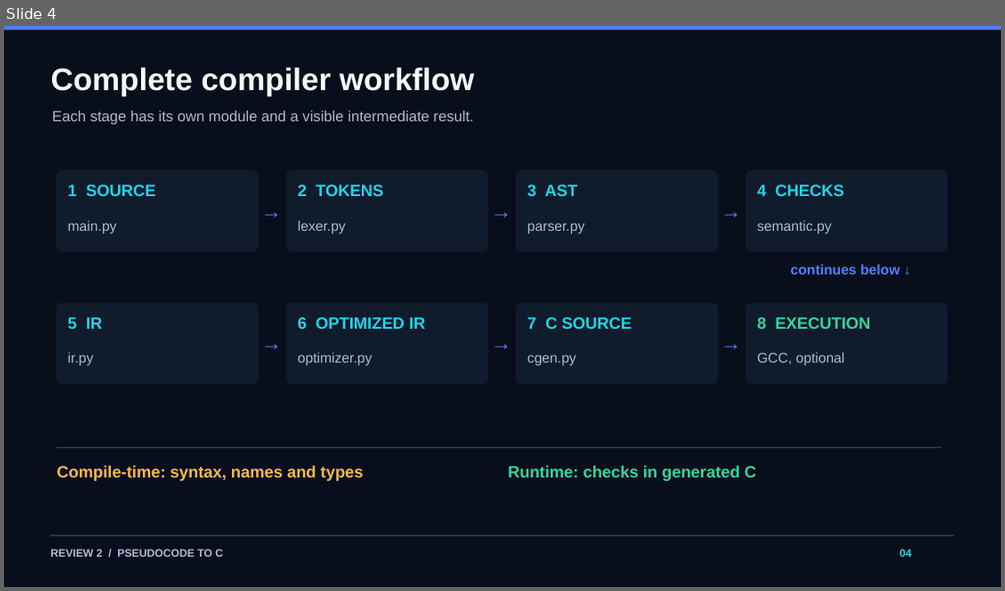
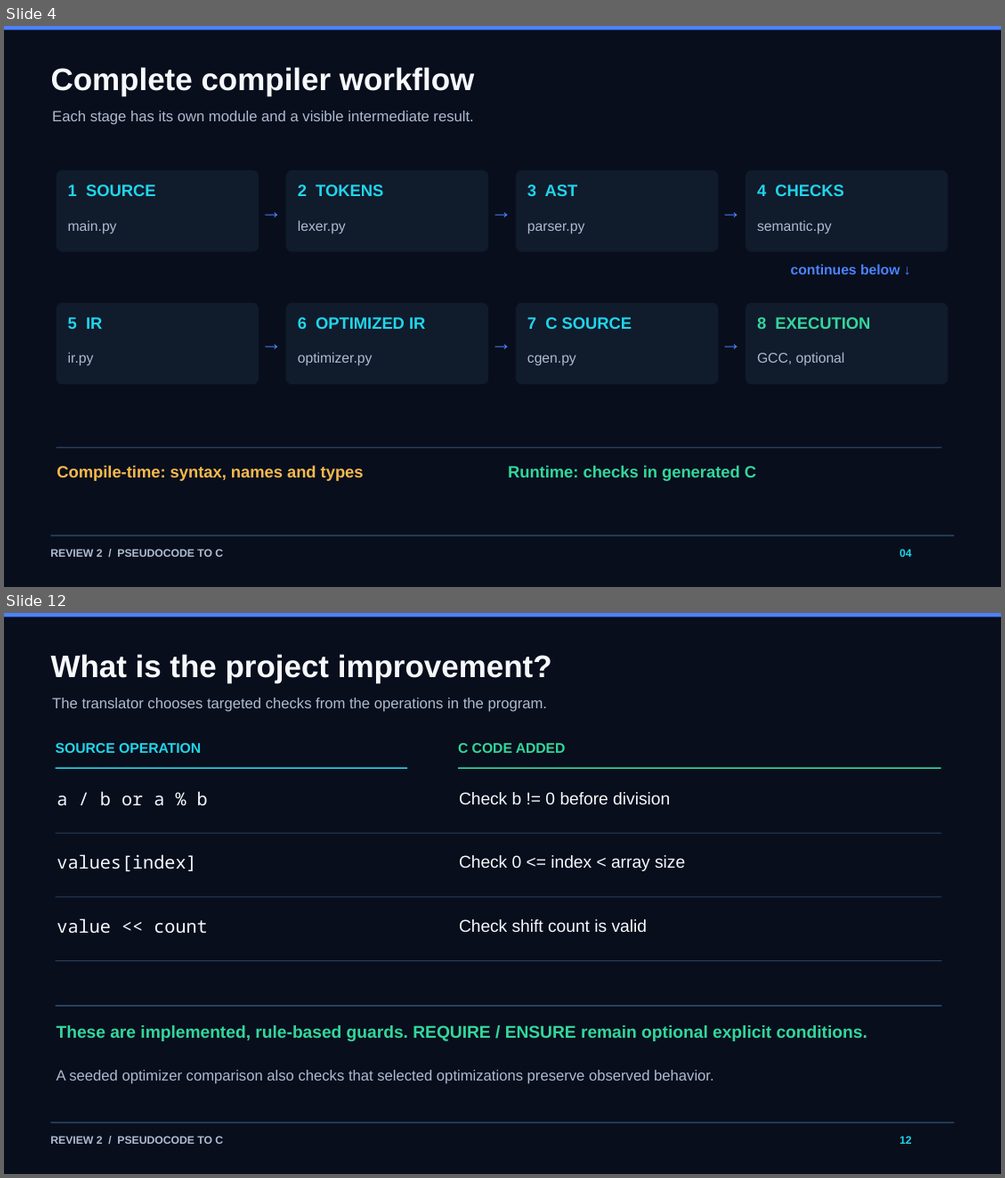
Before and after one commit to Sashwath-sash/pseudocode-to-c, a slide deck: docs/Pseudocode_to_C_Review2.pptx. Shown one above the other, each under a label of ours: slide 4 before the commit, slides 4 and 12 after it; the slides between them are not shown. The pictures are 1005x591 and 1005x1178 pixels, drawn with LibreOffice and Linux fonts; fonts in the diff are those of the drawing. Boxes give left, top, right and bottom in pixels: in the first picture for what was removed or moved away, otherwise in the second. Text is boxed around its words. In the diff, an @@ line names an element or a change of style, - is before the commit and + after.

```diff
--- a/docs/Pseudocode_to_C_Review2.pptx
+++ b/docs/Pseudocode_to_C_Review2.pptx
@@ slide 12 added at box(4, 613, 1001, 1174), background #080E1C @@
@@ rectangle added at box(4, 613, 1001, 617), fill #4C82FF @@
@@ text added at box(51, 654, 552, 683), 30 pt, text #F6F8FC, bold @@
+What is the project improvement?
@@ text added at box(52, 698, 548, 712), 14.2 pt, text #AEBBD0 @@
+The translator chooses targeted checks from the operations in the program.
@@ text added at box(56, 743, 201, 753), 13.5 pt, text #20D5EA, bold @@
+SOURCE OPERATION
@@ text added at box(458, 743, 566, 753), 13.5 pt, text #33D69B, bold @@
+C CODE ADDED
@@ rectangle added at box(56, 767, 408, 769), fill #20D5EA @@
@@ rectangle added at box(458, 767, 941, 769), fill #33D69B @@
@@ text added at box(57, 791, 208, 806), 17.2 pt, text #F6F8FC @@
+a / b or a % b
@@ text added at box(459, 792, 670, 804), 16.5 pt, text #F6F8FC @@
+Check b != 0 before division
@@ rectangle added at box(56, 833, 942, 834), fill #29405D @@
@@ text added at box(57, 854, 196, 872), 17.2 pt, text #F6F8FC @@
+values[index]
@@ text added at box(459, 855, 685, 871), 16.5 pt, text #F6F8FC @@
+Check 0 <= index < array size
@@ rectangle added at box(56, 896, 942, 897), fill #29405D @@
@@ text added at box(57, 918, 207, 933), 17.2 pt, text #F6F8FC @@
+value << count
@@ text added at box(459, 919, 647, 932), 16.5 pt, text #F6F8FC @@
+Check shift count is valid
@@ rectangle added at box(56, 961, 942, 962), fill #29405D @@
@@ rectangle added at box(56, 1005, 942, 1006), fill #29405D @@
@@ text added at box(57, 1025, 867, 1041), 16.5 pt, text #33D69B, bold @@
+These are implemented, rule-based guards. REQUIRE / ENSURE remain optional explicit conditions.
@@ text added at box(57, 1070, 714, 1084), 14.2 pt, text #AEBBD0 @@
+A seeded optimizer comparison also checks that selected optimizations preserve observed behavior.
@@ rectangle added at box(50, 1121, 954, 1123), fill #29405D @@
@@ text added at box(50, 1135, 223, 1143), 10.5 pt, text #AEBBD0, bold @@
+REVIEW 2 / PSEUDOCODE TO C
@@ text added at box(899, 1135, 912, 1143), 10.5 pt, text #20D5EA, bold @@
+12
```
Also in this commit, not shown: 6 slides changed, 2 other slides added.
